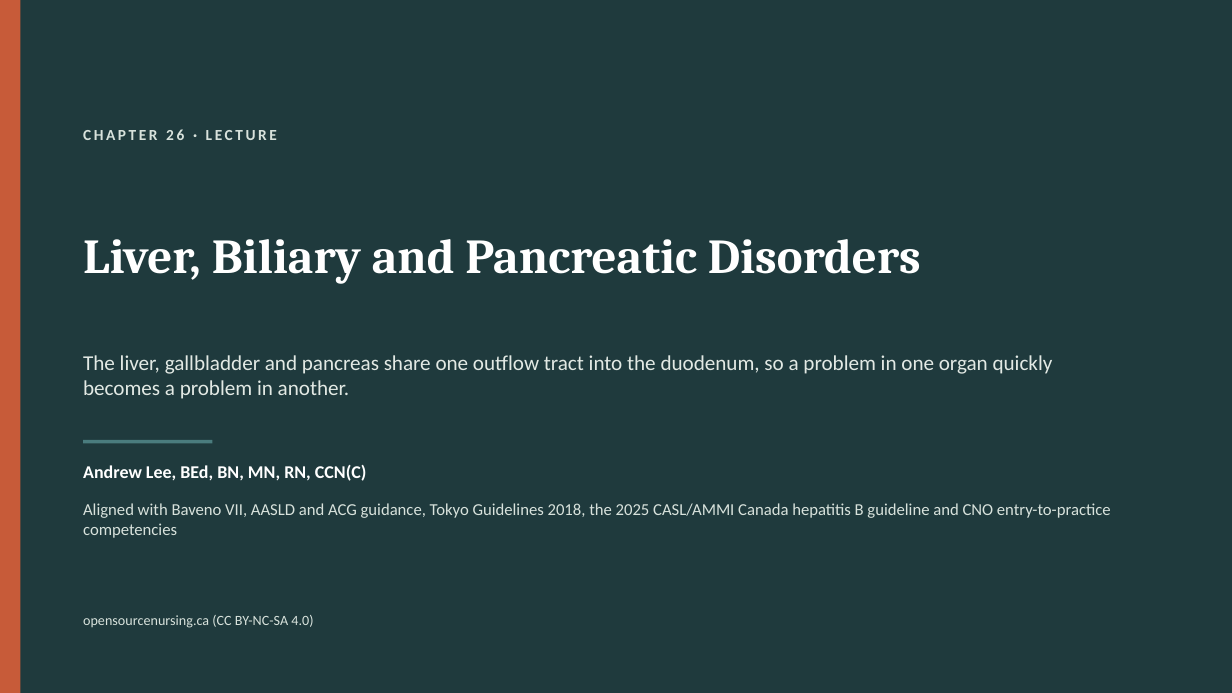
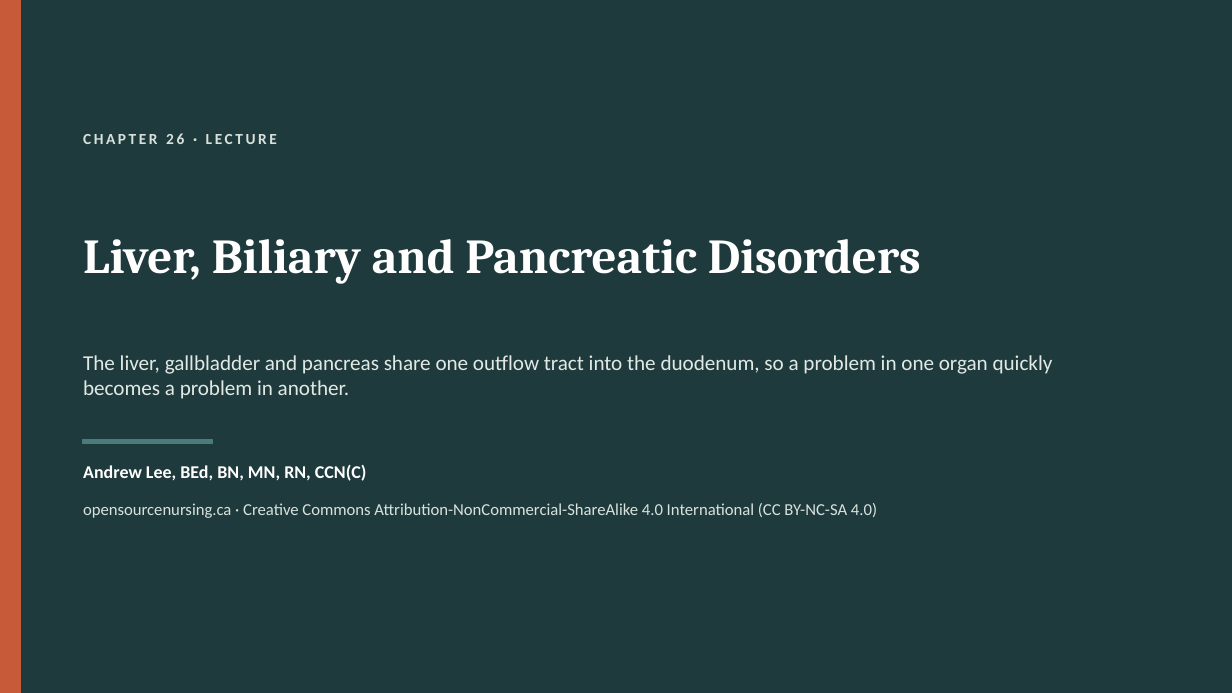
Before and after one commit to andrewleenl/opensourcenursing, a slide deck: slide 1 of Ch26_Liver_Biliary_and_Pancreatic_Disorders_Lecture_Presentation.pptx. Drawn at 1232x693 pixels with LibreOffice and Linux fonts; fonts in the diff are those of the drawing. Boxes give left, top, right and bottom in pixels: in the first picture for what was removed or moved away, otherwise in the second. Text is boxed around its words. In the diff, an @@ line names an element or a change of style, - is before the commit and + after.

```diff
--- a/Ch26_Liver_Biliary_and_Pancreatic_Disorders_Lecture_Presentation.pptx
+++ b/Ch26_Liver_Biliary_and_Pancreatic_Disorders_Lecture_Presentation.pptx
@@ text "CHAPTER 26 · LECTURE" at [83, 133, 277, 144]: vertical alignment top to middle @@
@@ text at [83, 503, 877, 518]: text changed @@
-Aligned with Baveno VII, AASLD and ACG guidance, Tokyo Guidelines 2018, the 2025 CASL/AMMI Canada hepatitis B guideline and CNO entry-to-practice competencies
+opensourcenursing.ca · Creative Commons Attribution-NonCommercial-ShareAlike 4.0 International (CC BY-NC-SA 4.0)
@@ text removed at [83, 615, 313, 628] @@
-opensourcenursing.ca (CC BY-NC-SA 4.0)
```
Also in this commit, not shown: 10 other slides changed, 38 slides added, 44 slides removed, 1 other file.
